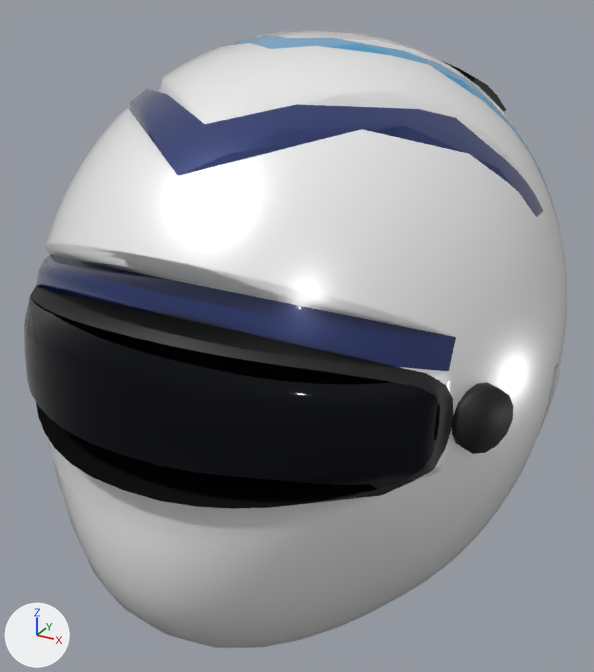
Before and after pictures for a commit that changed the glTF model src/ArcBox.Host/games/redline/models/helmets/PIA.glb.
The view is the same before and after, from a 50 mm lens placed at (0.19, -0.363, 0.169), pointed at (-0.002, -0.013, -0.006). The axes (+X, +Y, +Z) are drawn at lower left. The lights are the same throughout. The older version comes first. Vertices at exactly the same position are counted once.

In view in the first picture: 'helmet'.
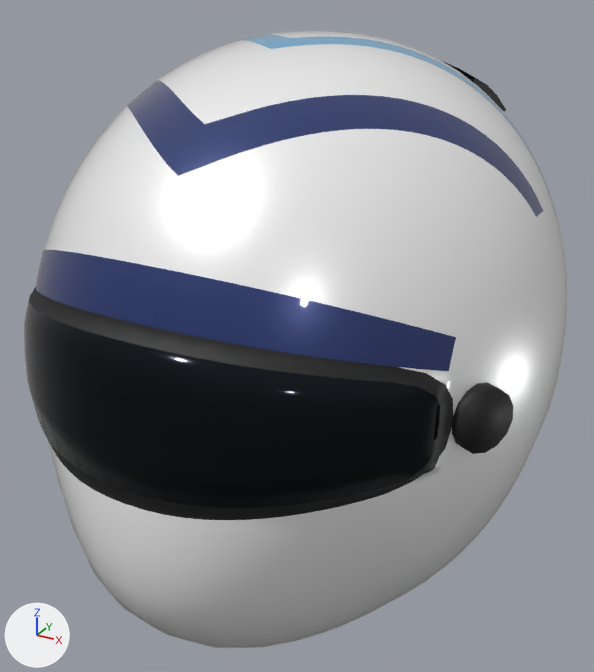
Location of each change, [x1, y1, x2, y2] in pixels of the pictures (594 x 672 px):
part 1 of me_helmet, built on: after [112, 31, 560, 231]
part 2 of me_helmet, added: after [24, 243, 460, 539]

The change, as a diff of the scene's bpy script:
```diff
--- a/src/ArcBox.Host/games/redline/models/helmets/PIA.glb.py
+++ b/src/ArcBox.Host/games/redline/models/helmets/PIA.glb.py
@@ me_helmet @@
 # used by ob_helmet; location = (0.0, 0.0, 0.0)
-me_helmet.from_pydata(...)  # 4618 vertices, 9068 faces; spans x -0.128..0.128, y -0.161..0.15, z -0.132..0.145
+me_helmet.from_pydata(...)  # 5450 vertices, 10488 faces; spans x -0.128..0.128, y -0.161..0.15, z -0.132..0.145
+# me_helmet part 1: 9 vertices moved within x 0.016..0.023, y 0.095..0.101, z 0.105..0.111; 347 vertices added at x -0.113..0.113, y -0.108..0.114, z 0.03..0.144
+# me_helmet part 2: 201 vertices added at x -0.107..0.107, y -0.159..-0.083, z -0.022..0.069
+# other edits to the shape of me_helmet do not show in these pictures
 me_helmet.materials.append(mat_helmet_base)
```
